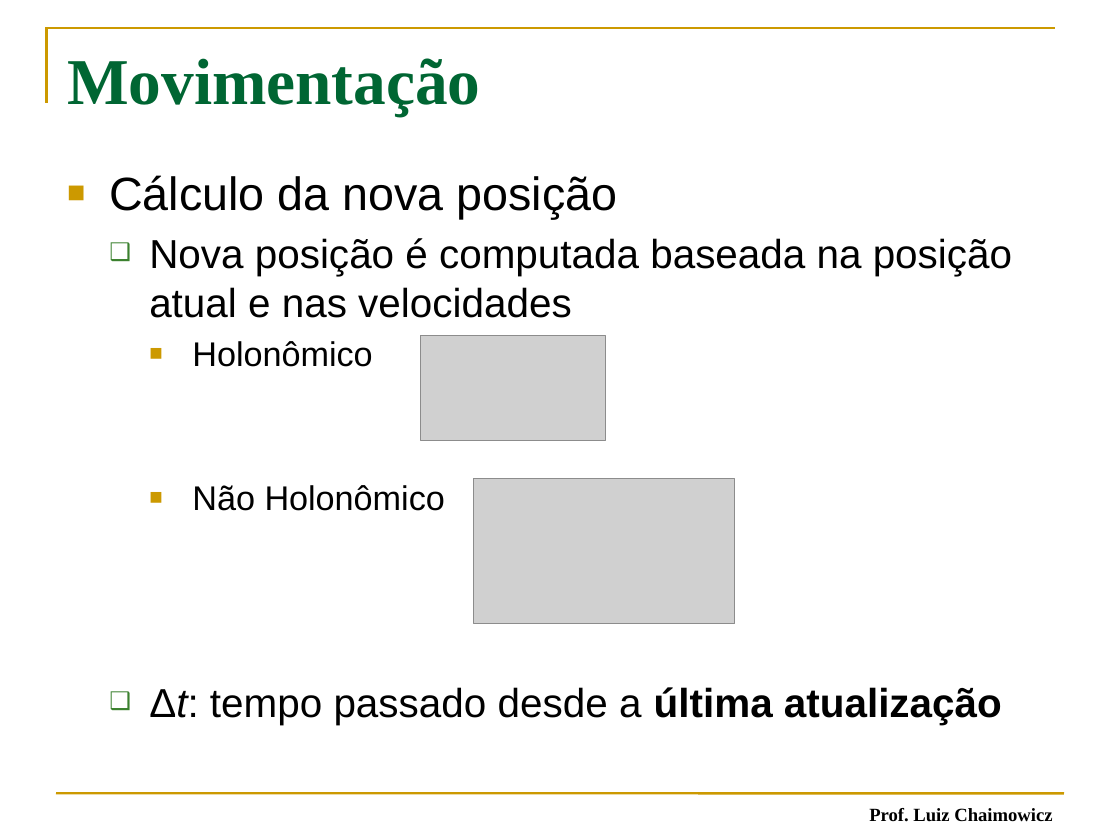
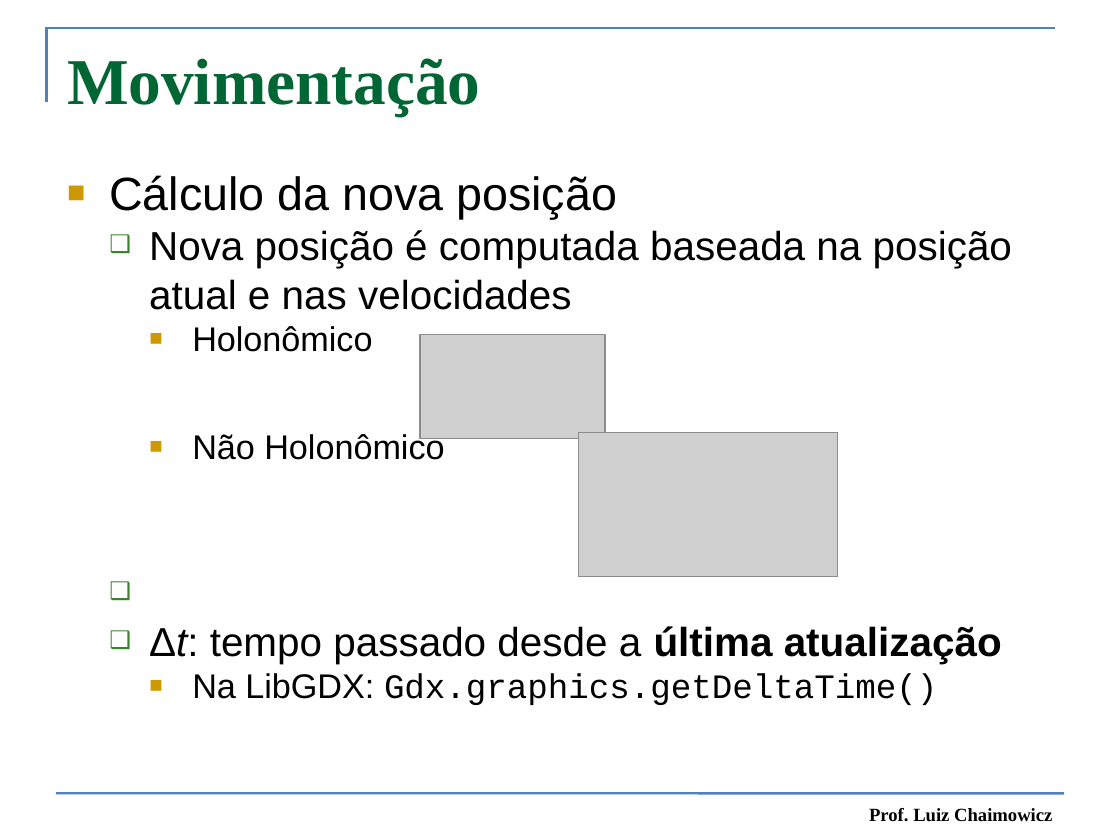
Before and after one commit to fegemo/cefet-games, a slide deck: slide 9 of attachments/IA 03 - Movimentação Simples.pptx. Drawn at 1120x840 pixels with LibreOffice and Linux fonts; fonts in the diff are those of the drawing; grey boxes stand for pictures. Boxes give left, top, right and bottom in pixels: in the first picture for what was removed or moved away, otherwise in the second. Text is boxed around its words. In the diff, an @@ line names an element or a change of style, - is before the commit and + after.

```diff
--- a/attachments/IA 03 - Movimentação Simples.pptx
+++ b/attachments/IA 03 - Movimentação Simples.pptx
@@ freeform shape at [47, 28, 1055, 103]: outline #CC9900 1.5 pt to #4F81BD 1.5 pt @@
@@ text at [109, 175, 1012, 664]: indent changed; less space between paragraphs @@
@@ picture added at [578, 432, 838, 577] @@
@@ picture removed at [474, 479, 735, 625] @@
@@ text at [192, 673, 937, 705]: paragraph added @@
+    ■ Na LibGDX: Gdx.graphics.getDeltaTime()
@@ line (56, 793) - (1064, 793): stroke #CC9900 1.5 pt to #4F81BD 1.5 pt @@
```
Also in this commit, not shown: 43 other slides changed, 42 slides removed, 2 other files.
